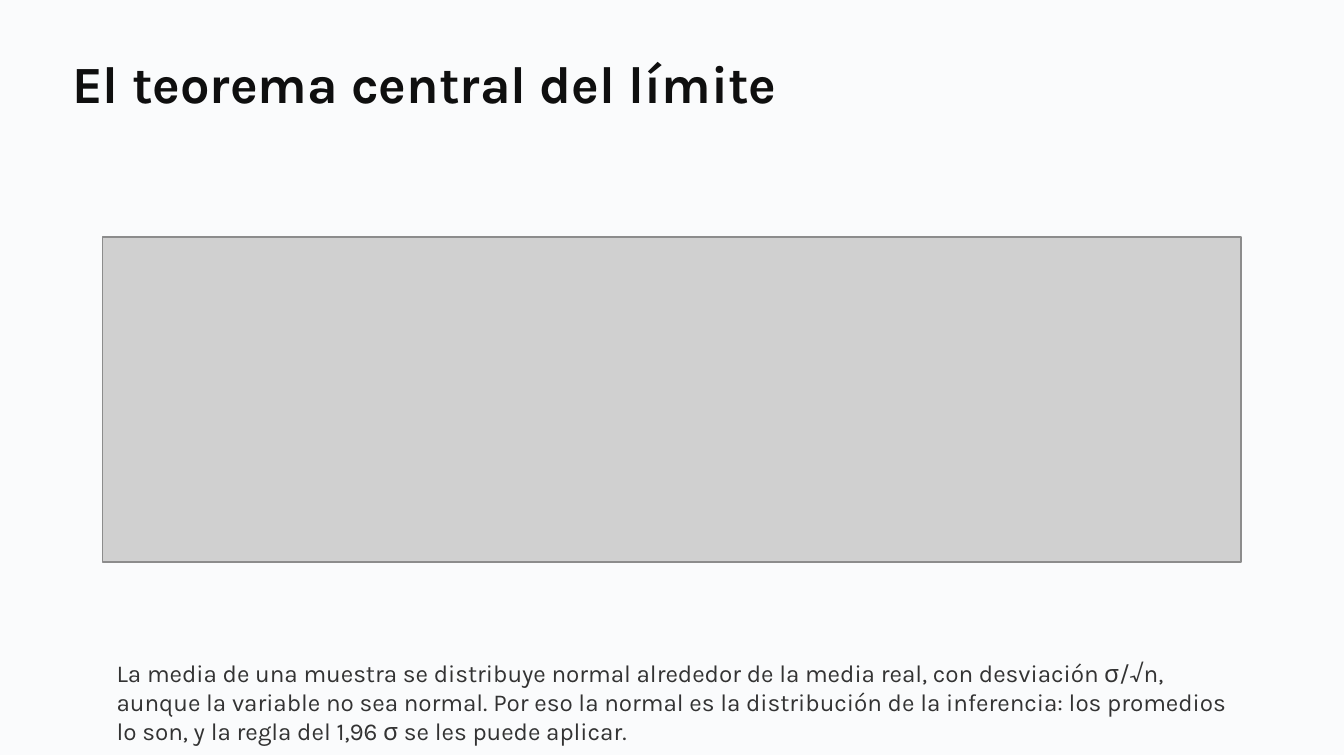
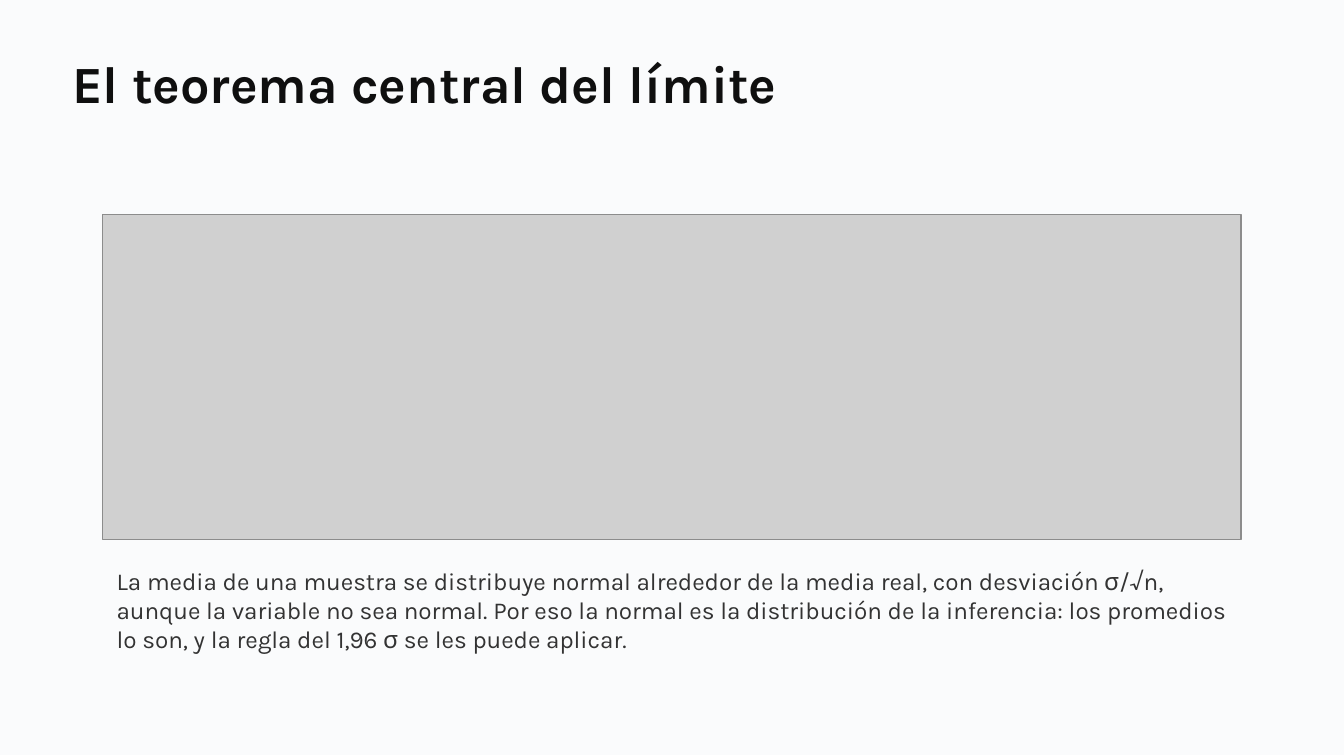
Before and after one commit to daniopitz/diplomado-cdd, a slide deck: slide 15 of presentaciones/clase05_probabilidad_inferencia.pptx. Drawn at 1344x755 pixels with LibreOffice and Linux fonts; fonts in the diff are those of the drawing; grey boxes stand for pictures. Boxes give left, top, right and bottom in pixels: in the first picture for what was removed or moved away, otherwise in the second. Text is boxed around its words. In the diff, an @@ line names an element or a change of style, - is before the commit and + after.

```diff
--- a/presentaciones/clase05_probabilidad_inferencia.pptx
+++ b/presentaciones/clase05_probabilidad_inferencia.pptx
@@ picture: place and size @@
-picture at <box>102,238,1241,563</box>
+picture at <box>102,215,1241,540</box>
@@ text "La media de una muestra ...": place and size @@
-text "La media de una muestra ..." at <box>117,661,1226,746</box>
+text "La media de una muestra ..." at <box>117,569,1226,654</box>
```
Also in this commit, not shown: 33 other slides changed, 2 slides added, 1 other file.
